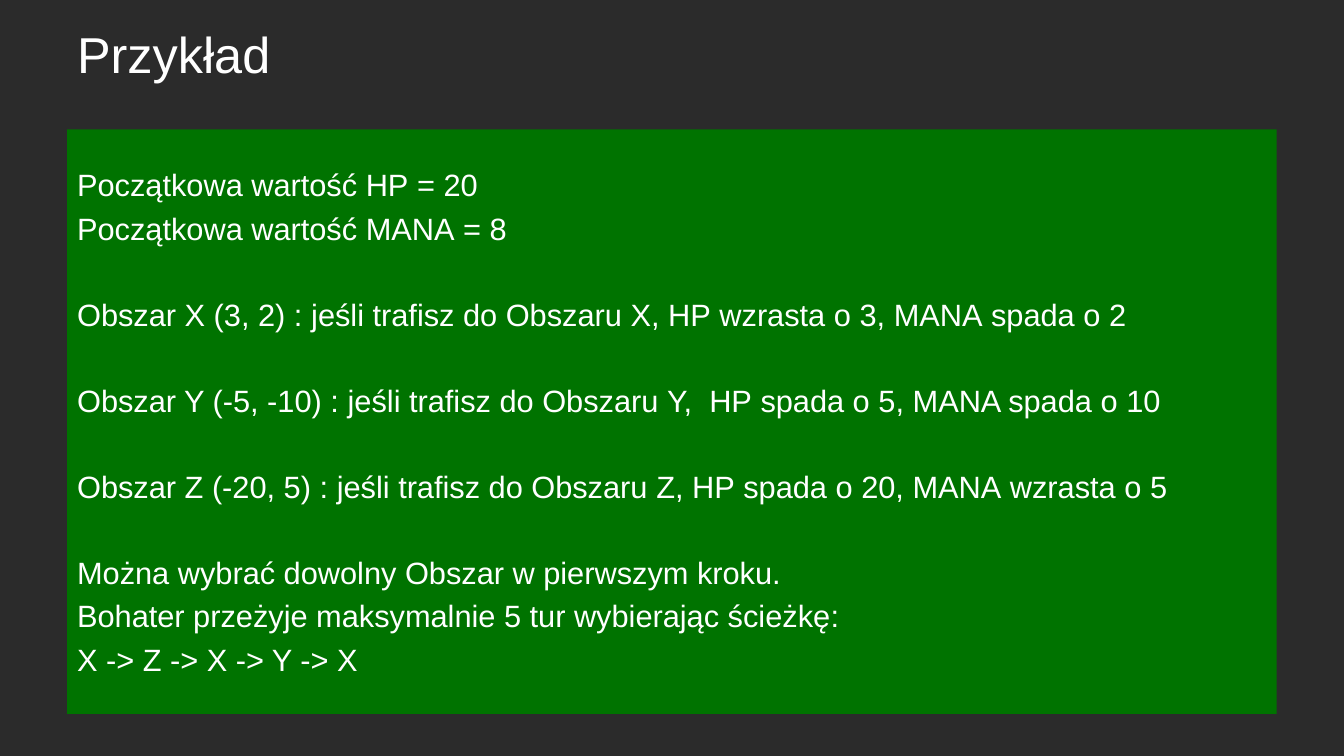
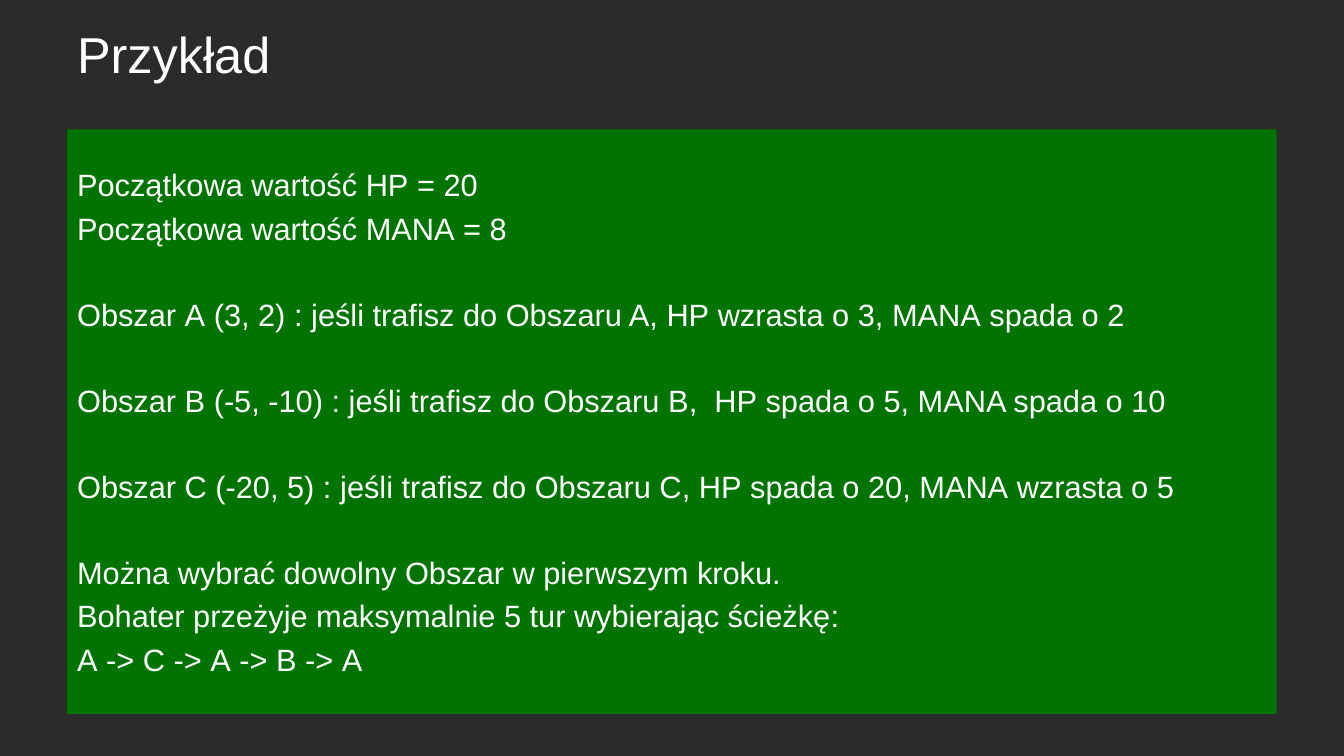
Before and after one commit to Wid-mo/prezentacja, a slide deck: slide 40 of Prezentacja_algorytmy_optymalizacja.pptx (slide 41 before the commit). Drawn at 1344x756 pixels with LibreOffice and Linux fonts; fonts in the diff are those of the drawing; background and template pictures are left out; a plain dark background stands for a picture behind light text. Boxes give left, top, right and bottom in pixels: in the first picture for what was removed or moved away, otherwise in the second. Text is boxed around its words. In the diff, an @@ line names an element or a change of style, - is before the commit and + after.

```diff
--- a/Prezentacja_algorytmy_optymalizacja.pptx
+++ b/Prezentacja_algorytmy_optymalizacja.pptx
@@ text at (77,303,1174,504): text changed @@
-Obszar X (3, 2) : jeśli trafisz do Obszaru X, HP wzrasta o 3, MANA spada o 2
-Obszar Y (-5, -10) : jeśli trafisz do Obszaru Y, HP spada o 5, MANA spada o 10
-Obszar Z (-20, 5) : jeśli trafisz do Obszaru Z, HP spada o 20, MANA wzrasta o 5
+Obszar A (3, 2) : jeśli trafisz do Obszaru A, HP wzrasta o 3, MANA spada o 2
+Obszar B (-5, -10) : jeśli trafisz do Obszaru B, HP spada o 5, MANA spada o 10
+Obszar C (-20, 5) : jeśli trafisz do Obszaru C, HP spada o 20, MANA wzrasta o 5
@@ text at (77,649,363,672): text changed @@
-X -> Z -> X -> Y -> X
+A -> C -> A -> B -> A
```
Also in this commit, not shown: 1 other slide changed, 1 slide removed.
